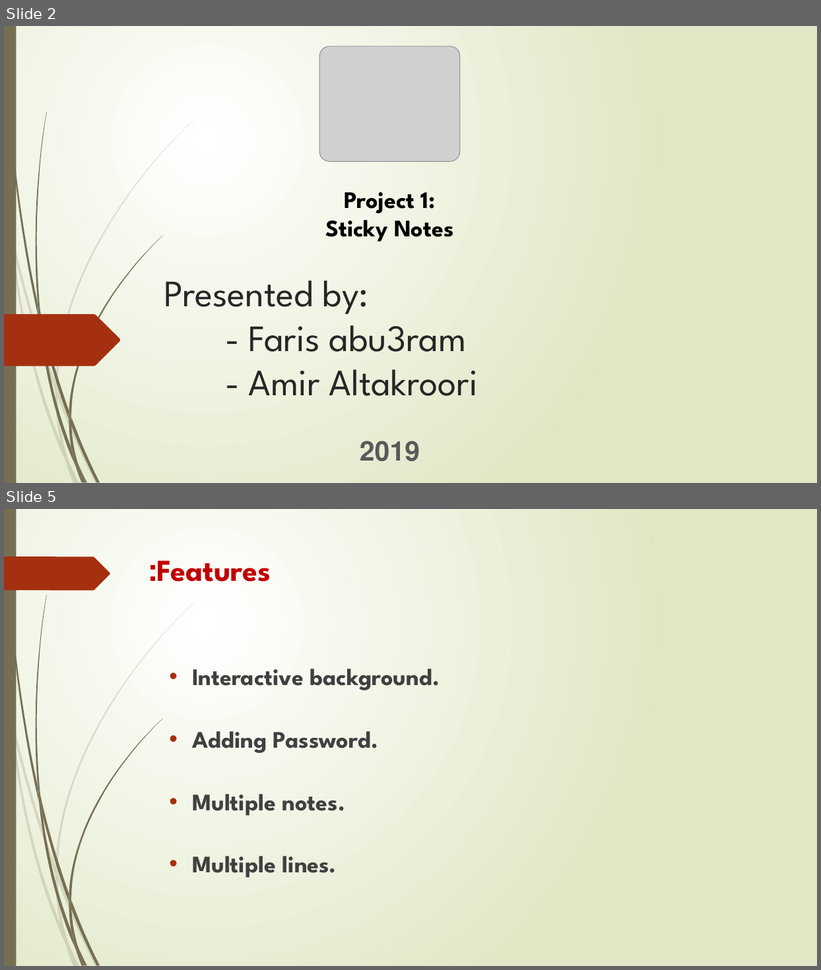
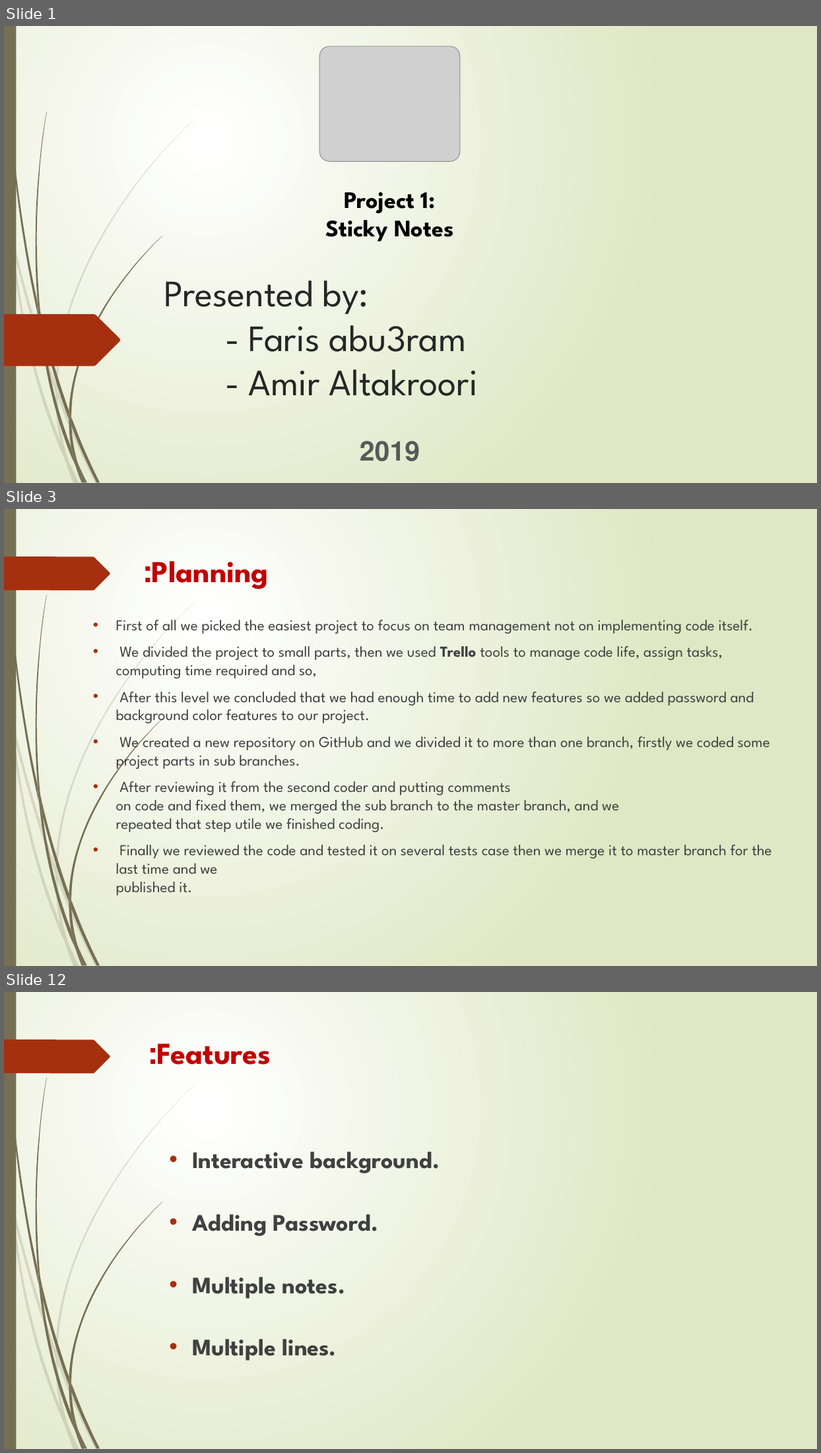
Before and after one commit to FaresAbuIram/stickynote, a slide deck: presnt/Developers.pptx. Shown one above the other, each under a label of ours: slides 2 and 5 before the commit, slides 1, 3 and 12 after it; the slides between them are not shown. The pictures are 821x970 and 821x1453 pixels, drawn with LibreOffice and Linux fonts; fonts in the diff are those of the drawing; grey boxes stand for pictures. Boxes give left, top, right and bottom in pixels: in the first picture for what was removed or moved away, otherwise in the second. Text is boxed around its words. In the diff, an @@ line names an element or a change of style, - is before the commit and + after.

```diff
--- a/presnt/Developers.pptx
+++ b/presnt/Developers.pptx
@@ slide 3 added at box(4, 509, 817, 966), background gradient #FFFFFF to #DFE8C4; not listed: 24 template elements that a slide beside it also shows @@
@@ title added at box(152, 561, 269, 589), 36 pt, text #C00000, bold @@
+Planning:
@@ text added at box(116, 620, 772, 896), 18 pt, text #404040 @@
+• First of all we picked the easiest project to focus on team management not on implementing code itself.
+• We divided the project to small parts, then we used Trello tools to manage code life, assign tasks, computing time required and so,
+• After this level we concluded that we had enough time to add new features so we added password and background color features to our project.
+• We created a new repository on GitHub and we divided it to more than one branch, firstly we coded some project parts in sub branches.
+• After reviewing it from the second coder and putting comments
+  on code and fixed them, we merged the sub branch to the master branch, and we
+  repeated that step utile we finished coding.
+• Finally we reviewed the code and tested it on several tests case then we merge it to master branch for the last time and we
+  published it.
@@ what was slide 2 is now slide 1 @@
@@ what was slide 5 is now slide 12 @@
```
Also in this commit, not shown: 3 slides changed, 7 other slides added, 1 slide removed, 2 other files.
